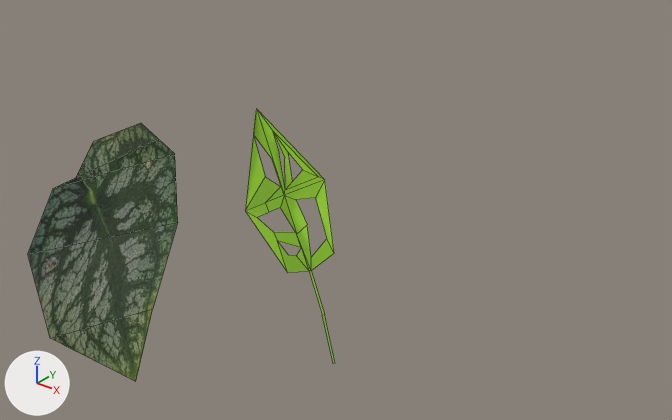
An edit to the FBX model Assets/Models/Plants/plants.fbx, drawn before and after from the same camera.
One viewpoint serves both versions: a camera (50 mm lens) standing at (13.63, -17.98, 12.3) and looking at (0.05, -1.01, 1.78). Arrows for +X, +Y and +Z are at lower left; the lights stay in place. The older version comes first. Mesh edges are drawn as thin lines. Where no turn or scale is listed for an object, it has been applied to the vertices. Vertices at exactly the same position are counted once.
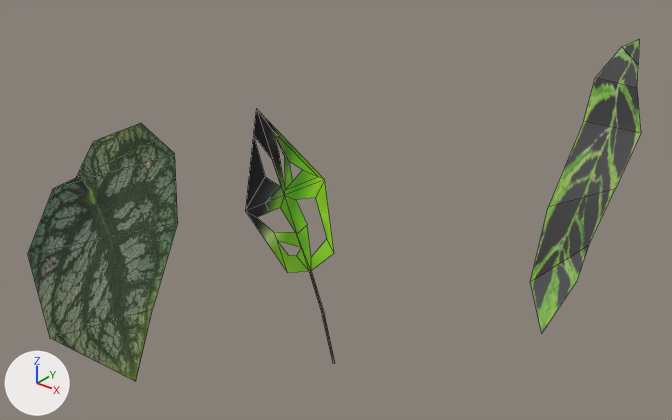
What differs and where, as boxes (x1, y1, x2, y2) in the pictures (672 x 420 px; the box of a moved part takes in the faces that stretch with it):
'Plane.006', added: after (530, 39, 641, 332)
'Plane.005', surface changed, reshaped (darker): (245, 109, 335, 364) in both
part 1 of me_plane_010, moved or reshaped: (273, 132, 317, 189) in both
part 2 of me_plane_010, surface changed (darker): (245, 109, 335, 364) in both

Patch to the scene script:
```diff
--- a/Assets/Models/Plants/plants.fbx.py
+++ b/Assets/Models/Plants/plants.fbx.py
@@ img_a731bc131fabc0d34e2f65673c14a0d8_jpg @@
+img_a731bc131fabc0d34e2f65673c14a0d8_jpg = load_image('a731bc131fabc0d34e2f65673c14a0d8.jpg', 'Tex n Mats/a731bc131fabc0d34e2f65673c14a0d8.png', 95, 128, 'sRGB')
@@ img_a731bc131fabc0d34e2f65673c14a0d8_png @@
+img_a731bc131fabc0d34e2f65673c14a0d8_png = load_image('a731bc131fabc0d34e2f65673c14a0d8.png', 'Tex n Mats/a731bc131fabc0d34e2f65673c14a0d8.png', 95, 128, 'sRGB')
@@ mat_material_004 @@
 mat_material_004 = principled_material('Material.004')
-mat_material_004.base_color = (0.382, 0.8, 0.0328)  # green #a6e733
+mat_material_004.texture = img_a731bc131fabc0d34e2f65673c14a0d8_jpg
@@ mat_material @@
+mat_material = principled_material('Material')
+mat_material.texture = img_a731bc131fabc0d34e2f65673c14a0d8_png
@@ me_plane_010 @@
 me_plane_010.from_pydata(...)  # 41 vertices, 25 faces; spans x -2.44..0.4, y -2.7..-0.02, z -2.6..4.07
 # used by ob_plane_005; location = (0.0, 0.0, 0.0)
-me_plane_010.vertices[18].co = (-1.9, -0.65, 2.79)  # pixel (287, 151)
+# me_plane_010 part 1
+me_plane_010.vertices[18].co = (-1.65, -0.87, 2.66)  # pixel (289, 161)
+# me_plane_010 part 2: texture (UV) coordinates of 25 of 25 faces, centred in x -1.99..0.18, y -2.33..-0.46, z -1.9..3.06, changed; they spanned u 0.0..1.0, v 0.0..1.0 and now span u 0.09..0.17, v 0.27..0.35
 me_plane_010.materials.append(mat_material_004)
@@ me_plane_001 @@
+me_plane_001.from_pydata(...)  # 13 vertices, 6 faces; spans x -0.21..0.0, y -1.62..4.47, z -1.0..6.54
+me_plane_001.materials.append(mat_material)  # picture img_a731bc131fabc0d34e2f65673c14a0d8_png
@@ ob_plane_006 @@
+ob_plane_006 = bpy.data.objects.new('Plane.006', me_plane_001)
+ob_plane_006.location = (4.4, 3.75, -1.16)
```
